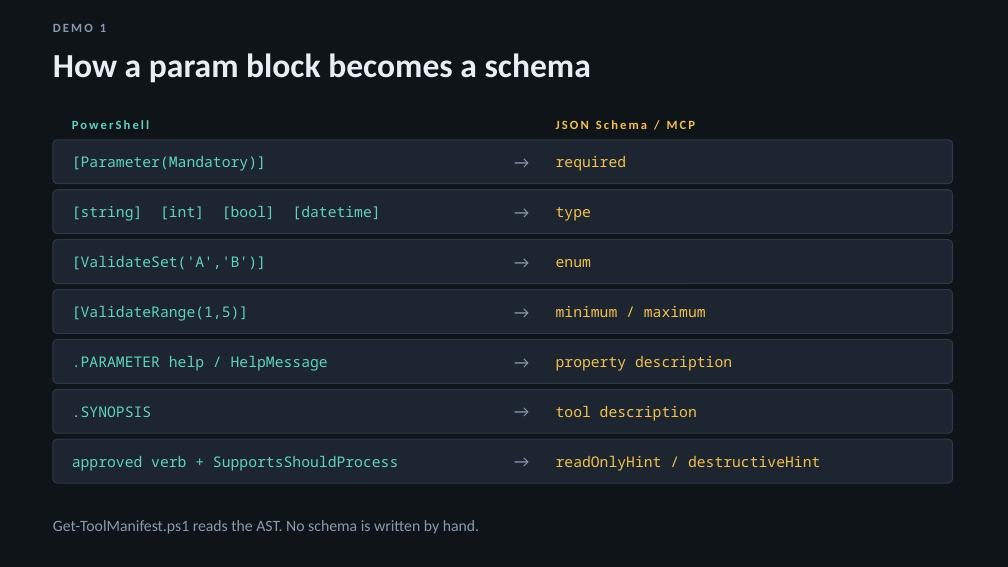
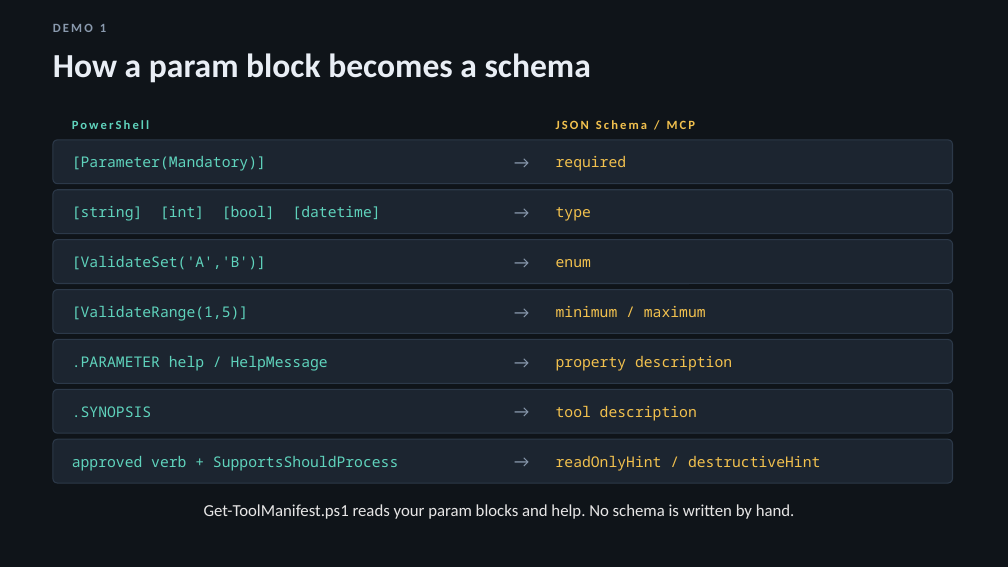
Before and after one commit to donnietaylor/cas2026, a slide deck: slide 9 of mcp-for-everything/slides/session1-mcp-for-everything.pptx. Drawn at 1008x567 pixels with LibreOffice and Linux fonts; fonts in the diff are those of the drawing. Boxes give left, top, right and bottom in pixels: in the first picture for what was removed or moved away, otherwise in the second. Text is boxed around its words. In the diff, an @@ line names an element or a change of style, - is before the commit and + after.

```diff
--- a/mcp-for-everything/slides/session1-mcp-for-everything.pptx
+++ b/mcp-for-everything/slides/session1-mcp-for-everything.pptx
@@ text at <box>204,504,795,519</box>: text changed; size 15 to 16 pt; text colour #8A9AAE to #E7E6E6 @@
-Get-ToolManifest.ps1 reads the AST. No schema is written by hand.
+Get-ToolManifest.ps1 reads your param blocks and help. No schema is written by hand.
```
Also in this commit, not shown: 2 other slides changed, 8 other files.
